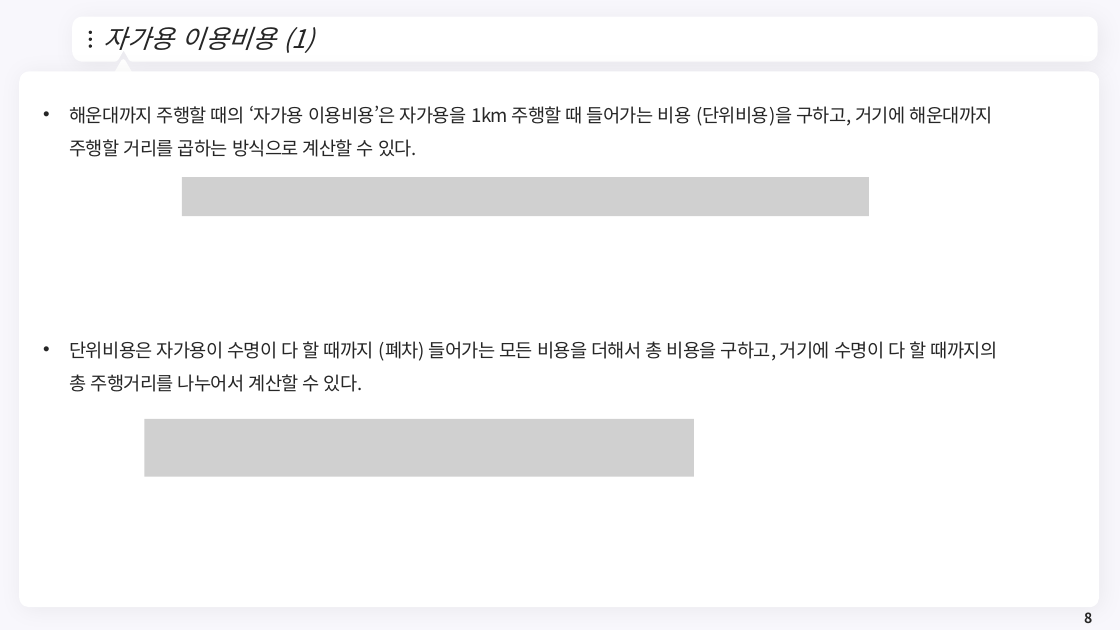
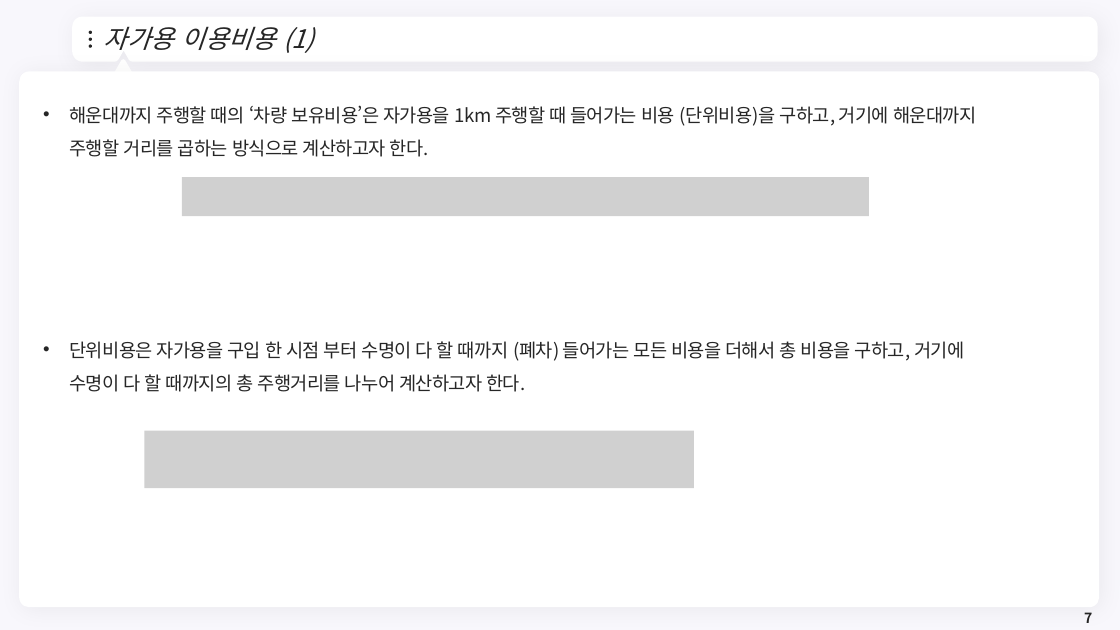
Before and after one commit to meandthey/Teaching, a slide deck: slide 7 of 생활속의 경제/01_Lectures/생활속의 경제_(에너지경제).pptx (slide 8 before the commit). Drawn at 1120x630 pixels with LibreOffice and Linux fonts; fonts in the diff are those of the drawing; grey boxes stand for pictures; background and template pictures are left out. Boxes give left, top, right and bottom in pixels: in the first picture for what was removed or moved away, otherwise in the second. Text is boxed around its words. In the diff, an @@ line names an element or a change of style, - is before the commit and + after.

```diff
--- a/생활속의 경제/01_Lectures/생활속의 경제_(에너지경제).pptx
+++ b/생활속의 경제/01_Lectures/생활속의 경제_(에너지경제).pptx
@@ text at (69, 105, 976, 392): text changed @@
-• 해운대까지 주행할 때의 ‘자가용 이용비용’은 자가용을 1km 주행할 때 들어가는 비용 (단위비용)을 구하고, 거기에 해운대까지 주행할 거리를 곱하는 방식으로 계산할 수 있다.
-• 단위비용은 자가용이 수명이 다 할 때까지 (폐차) 들어가는 모든 비용을 더해서 총 비용을 구하고, 거기에 수명이 다 할 때까지의 총 주행거리를 나누어서 계산할 수 있다.
+• 해운대까지 주행할 때의 ‘차량 보유비용’은 자가용을 1km 주행할 때 들어가는 비용 (단위비용)을 구하고, 거기에 해운대까지 주행할 거리를 곱하는 방식으로 계산하고자 한다.
+• 단위비용은 자가용을 구입 한 시점 부터 수명이 다 할 때까지 (폐차) 들어가는 모든 비용을 더해서 총 비용을 구하고, 거기에 수명이 다 할 때까지의 총 주행거리를 나누어 계산하고자 한다.
@@ picture: place and size @@
-picture at (145, 419, 694, 477)
+picture at (145, 431, 694, 489)
@@ page number at (1084, 612, 1092, 623): text changed @@
-8
+7
```
Also in this commit, not shown: 11 other slides changed, 11 slides added, 5 slides removed, 1 other file.
